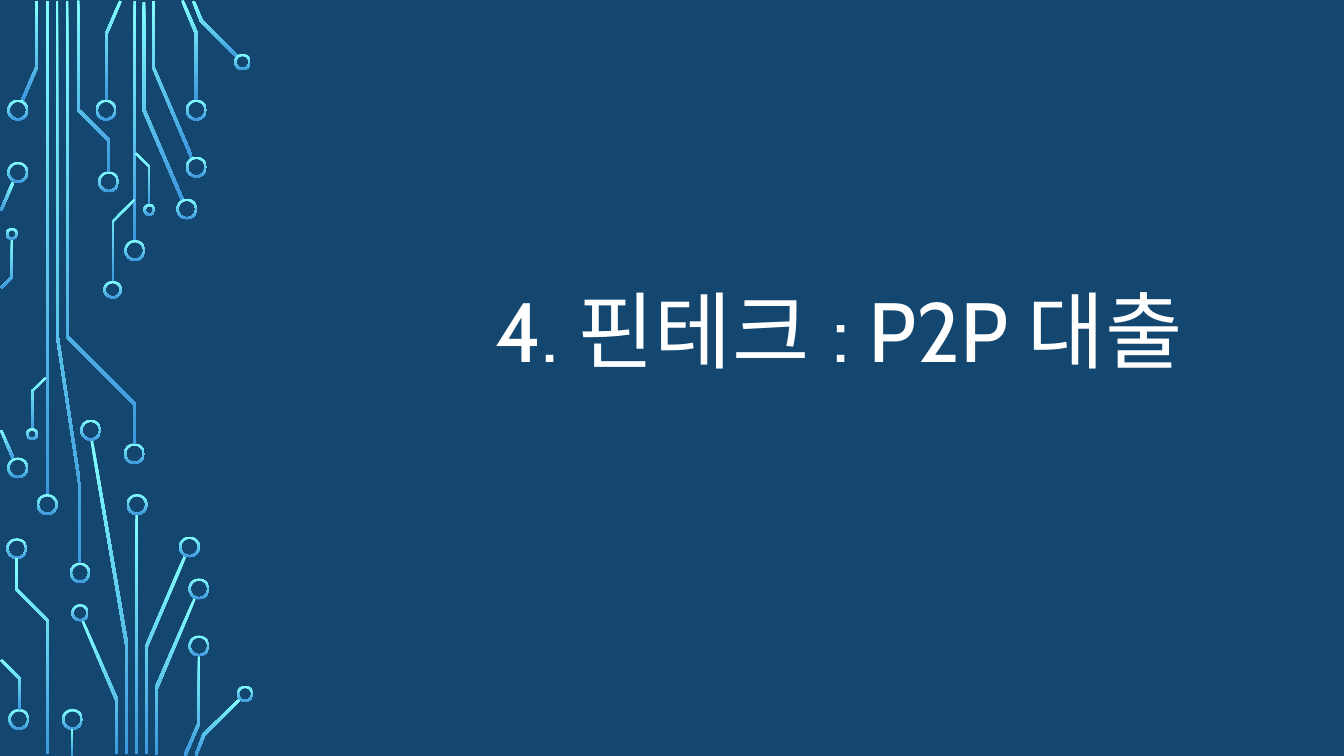
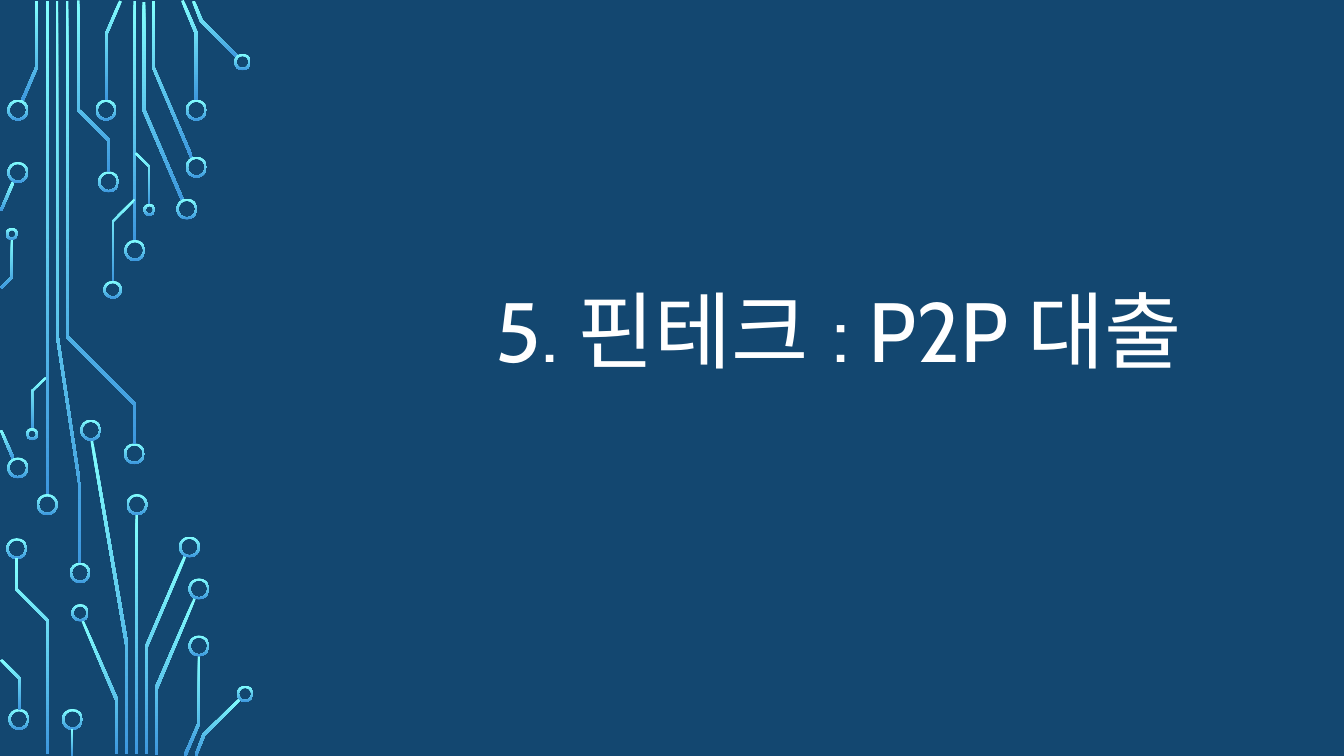
Before and after one commit to zerosum99/python_data_analysis, a slide deck: slide 29 of 금융/4차 산업혁명을 위한 금융.pptx (slide 21 before the commit). Drawn at 1344x756 pixels with LibreOffice and Linux fonts; fonts in the diff are those of the drawing; background and template pictures are left out. Boxes give left, top, right and bottom in pixels: in the first picture for what was removed or moved away, otherwise in the second. Text is boxed around its words. In the diff, an @@ line names an element or a change of style, - is before the commit and + after.

Commit message:
9993344566123

```diff
--- a/금융/4차 산업혁명을 위한 금융.pptx
+++ b/금융/4차 산업혁명을 위한 금융.pptx
@@ title at (496, 292, 1183, 369): text changed @@
-4. 핀테크 : P2P 대출
+5. 핀테크 : P2P 대출
```
Also in this commit, not shown: 1 other slide changed, 20 slides added, 2 slides removed.
